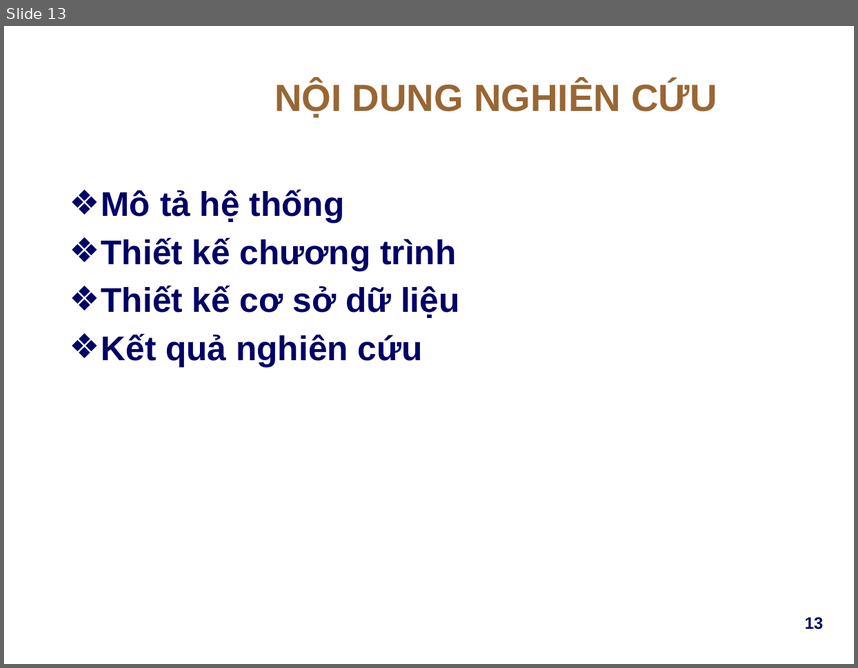
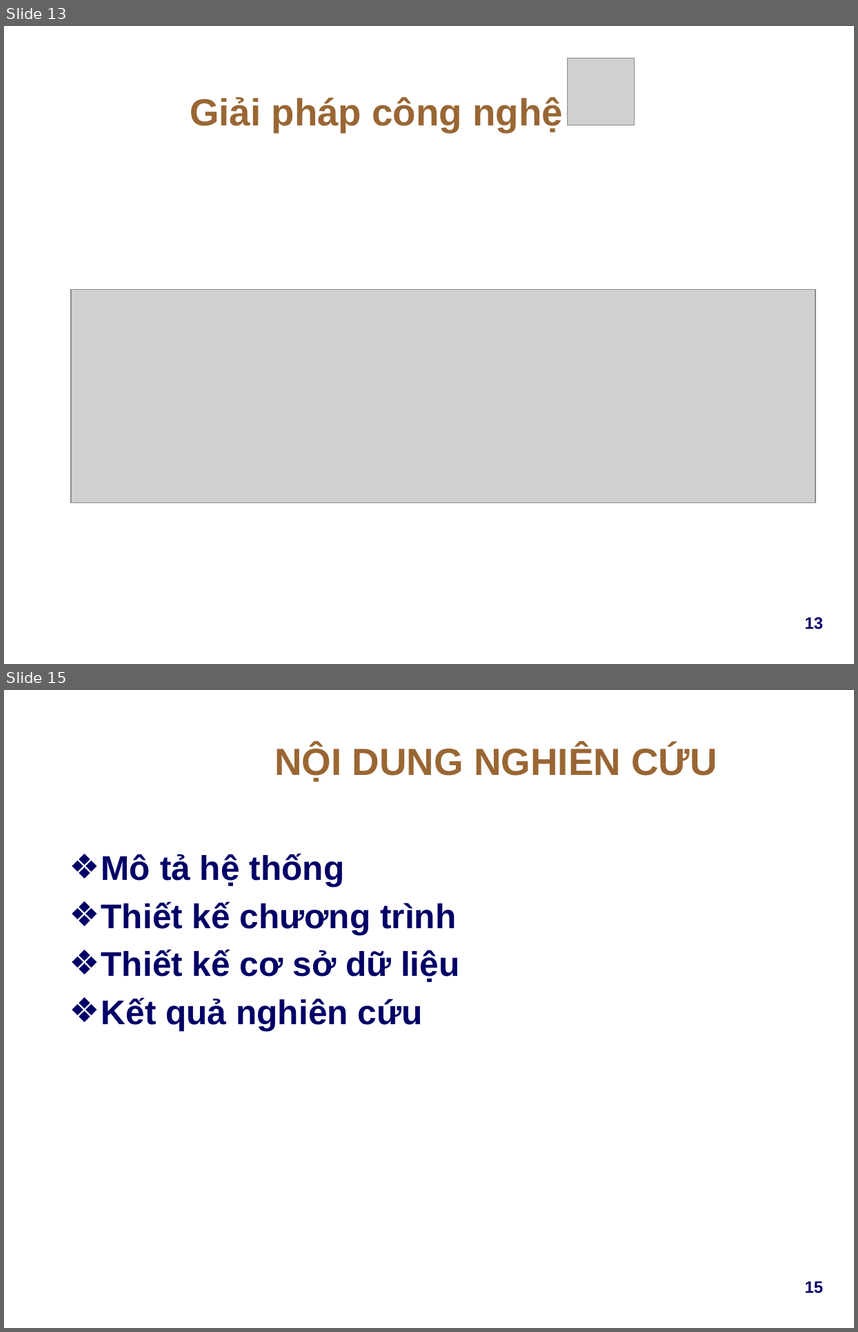
Before and after one commit to pnqphong95/lab-manager, a slide deck: docs/resources/Presentation.pptx. Shown one above the other, each under a label of ours: slide 13 before the commit, slides 13 and 15 after it; the slides between them are not shown. The pictures are 858x668 and 858x1332 pixels, drawn with LibreOffice and Linux fonts; fonts in the diff are those of the drawing; grey boxes stand for pictures; background and template pictures are left out. Boxes give left, top, right and bottom in pixels: in the first picture for what was removed or moved away, otherwise in the second. Text is boxed around its words. In the diff, an @@ line names an element or a change of style, - is before the commit and + after.

```diff
--- a/docs/resources/Presentation.pptx
+++ b/docs/resources/Presentation.pptx
@@ slide 13 added at (x1=4, y1=26, x2=854, y2=664), background picture (left out) @@
@@ picture added at (x1=568, y1=58, x2=635, y2=125) @@
@@ text added at (x1=190, y1=97, x2=563, y2=132), 32 pt, text #996633, bold @@
+Giải pháp công nghệ
@@ picture added at (x1=71, y1=290, x2=816, y2=503) @@
@@ page number added at (x1=805, y1=617, x2=824, y2=629), 14 pt, text #000066, bold @@
+13
@@ what was slide 13 is now slide 15 @@
@@ page number at (x1=805, y1=1281, x2=824, y2=1293): text changed @@
-13
+15
```
Also in this commit, not shown: 4 slides changed, 1 other slide added.
